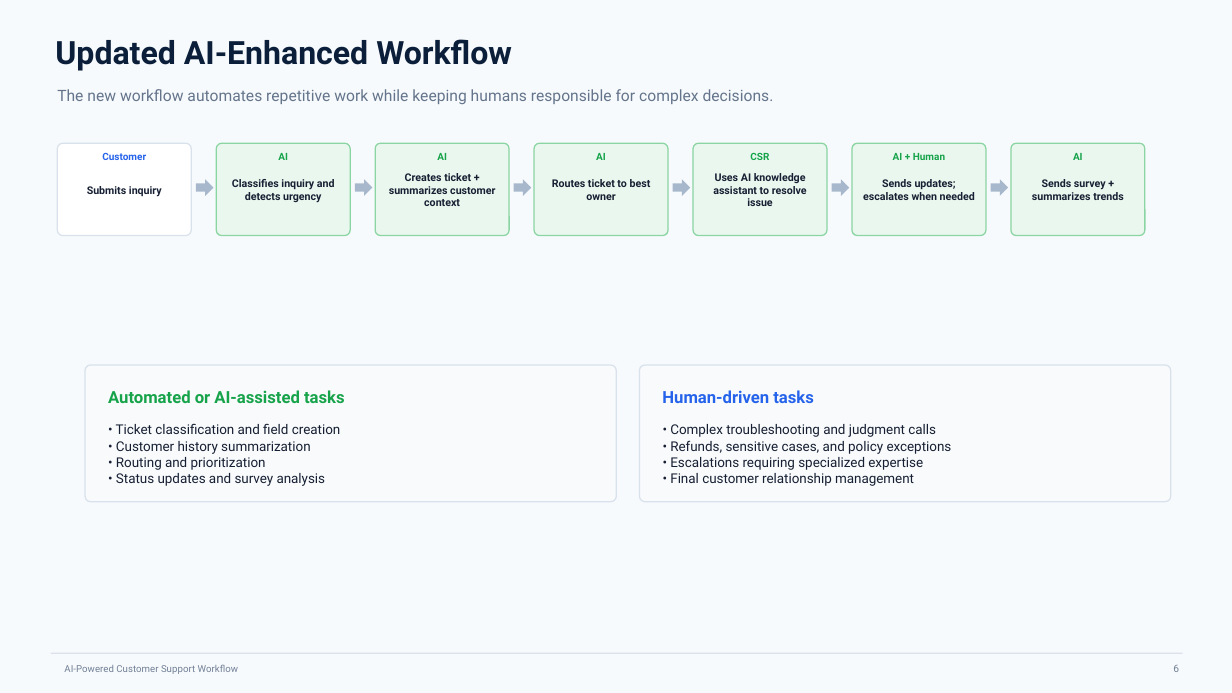
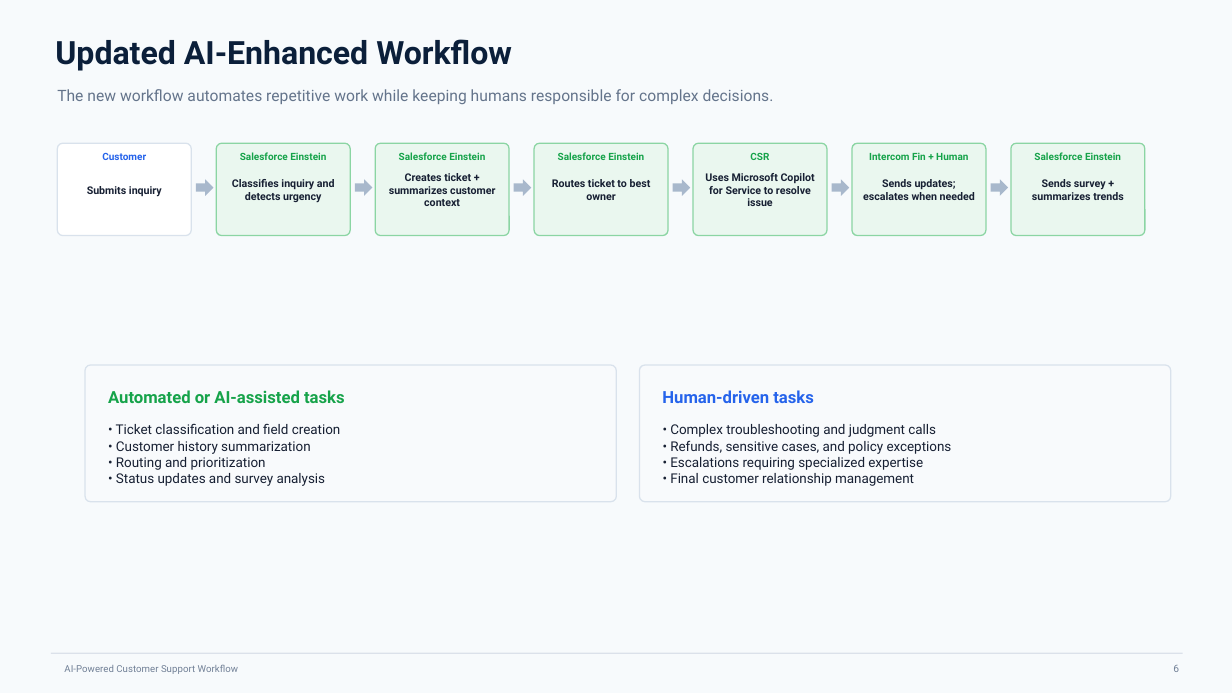
Before and after one commit to JasonTeixeira/tripleten-ai-automation-portfolio, a slide deck: slide 6 of projects/ai-powered-customer-support-workflow/AI-Powered-Customer-Support-Workflow-Jason-Teixeira-Revised-with-Complaints.pptx. Drawn at 1232x693 pixels with LibreOffice and Linux fonts; fonts in the diff are those of the drawing. Boxes give left, top, right and bottom in pixels: in the first picture for what was removed or moved away, otherwise in the second. Text is boxed around its words. In the diff, an @@ line names an element or a change of style, - is before the commit and + after.

Commit message:
fix: name enterprise AI platforms in support workflow deck
Address reviewer feedback (AI Integration): replace generic AI labels
with named enterprise platforms across the AI solution/workflow slides.
- Chatbot + proactive updates -> Intercom Fin
- Ticket creation, summarization, routing -> Salesforce Einstein (Automatic Routing Engine)
- Knowledge assistant -> Microsoft Copilot for Service

```diff
--- a/projects/ai-powered-customer-support-workflow/AI-Powered-Customer-Support-Workflow-Jason-Teixeira-Revised-with-Complaints.pptx
+++ b/projects/ai-powered-customer-support-workflow/AI-Powered-Customer-Support-Workflow-Jason-Teixeira-Revised-with-Complaints.pptx
@@ text at <box>240,152,326,160</box>: text changed @@
-AI
+Salesforce Einstein
@@ text at <box>399,152,485,160</box>: text changed @@
-AI
+Salesforce Einstein
@@ text at <box>558,152,644,160</box>: text changed @@
-AI
+Salesforce Einstein
@@ text at <box>705,173,815,206</box>: text changed @@
-Uses AI knowledge assistant to resolve issue
+Uses Microsoft Copilot for Service to resolve issue
@@ text at <box>869,152,968,160</box>: text changed @@
-AI + Human
+Intercom Fin + Human
@@ text at <box>1034,152,1121,160</box>: text changed @@
-AI
+Salesforce Einstein
```
Also in this commit, not shown: 2 other slides changed.
